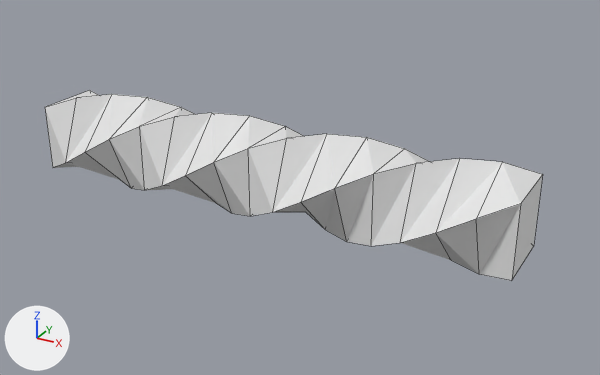
Two versions of the Blender file Models/ConnecteurTunnel.blend, one commit apart.
Camera for both pictures: a 50 mm lens placed at (15.3, -25.3, 14.2), pointed at (1.2, 0.4, 1.3). Arrows for +X, +Y and +Z are at lower left; the lights stay in place. Mesh edges are drawn as thin lines.
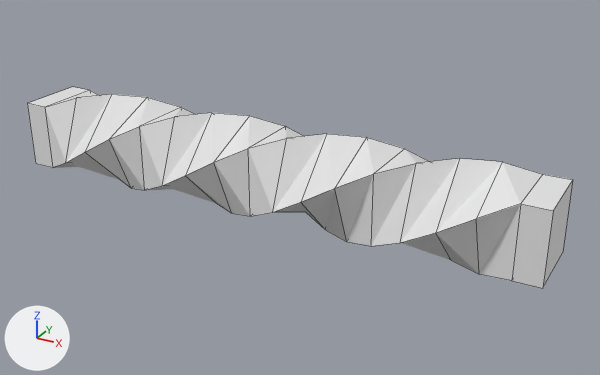
Commit message: Edition du tunnel

The edits, one by one:
me_circle has 68 vertices, 66 faces and spans x -3.9..0.0, y -1.9..1.9, z -10.0..10.0.
me_circle is used by ob_circle; location (0.0, 0.0, 0.0); rotation (0.0, 1.571, 0.0), in degrees (0, 90, 0).
Verts and faces of me_circle; kept vertices keep their numbers, new ones are numbered from 68.
Before the commit, vertices of me_circle: 5 (-3.3, 1.4, 10.0) at pixel (542, 174), 6 (-3.3, -1.4, 10.0) at pixel (520, 203), 7 (-0.6, -1.4, 10.0) at pixel (511, 280), 8 (-0.6, 1.4, 10.0) at pixel (533, 246).
Before the commit, vertices of me_circle: 9 (-3.3, 1.4, -10.0) at pixel (89, 90), 10 (-3.3, -1.4, -10.0) at pixel (44, 107), 11 (-0.6, -1.4, -10.0) at pixel (52, 167), 12 (-0.6, 1.4, -10.0).
Part 1, on me_circle:
Faces deleted: (5, 6, 7, 8).
New vertices 68 to 71 stand at vertices 5 to 8, in that order, plus (0.0, 0.0, 1.0).
New faces: (7, 8, 71, 70), (68, 69, 70, 71), (6, 7, 70, 69), (5, 6, 69, 68), (5, 68, 71, 8).
Part 2, on me_circle:
Faces deleted: (9, 12, 11, 10).
New vertices 72 to 75 stand at vertices 9 to 12, in that order, plus (0.0, 0.0, -1.0).
New faces: (11, 74, 75, 12), (72, 75, 74, 73), (10, 73, 74, 11), (9, 72, 73, 10), (9, 12, 75, 72).

What differs and where, as boxes (x1, y1, x2, y2) in the pictures (600 x 375 px):
'Circle', reshaped (10% wider)
    before: (45, 90, 543, 280)
    after: (27, 87, 573, 288)
part 1 of me_circle, built on
    before: (512, 174, 543, 280)
    after: (512, 174, 573, 288)
part 2 of me_circle, built on
    after: (27, 87, 89, 168)
